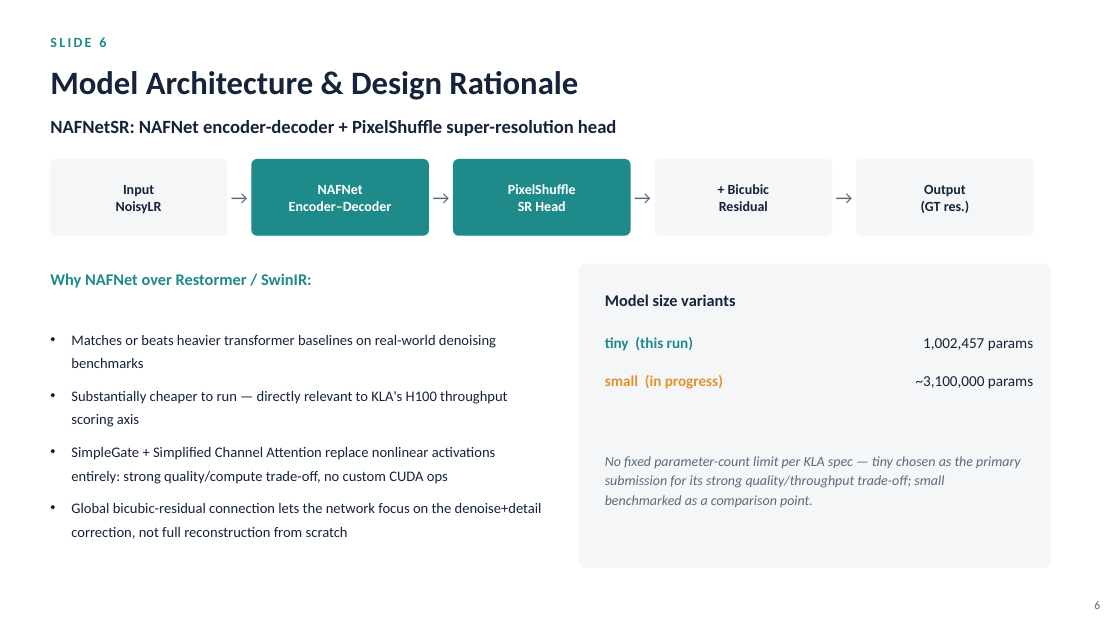
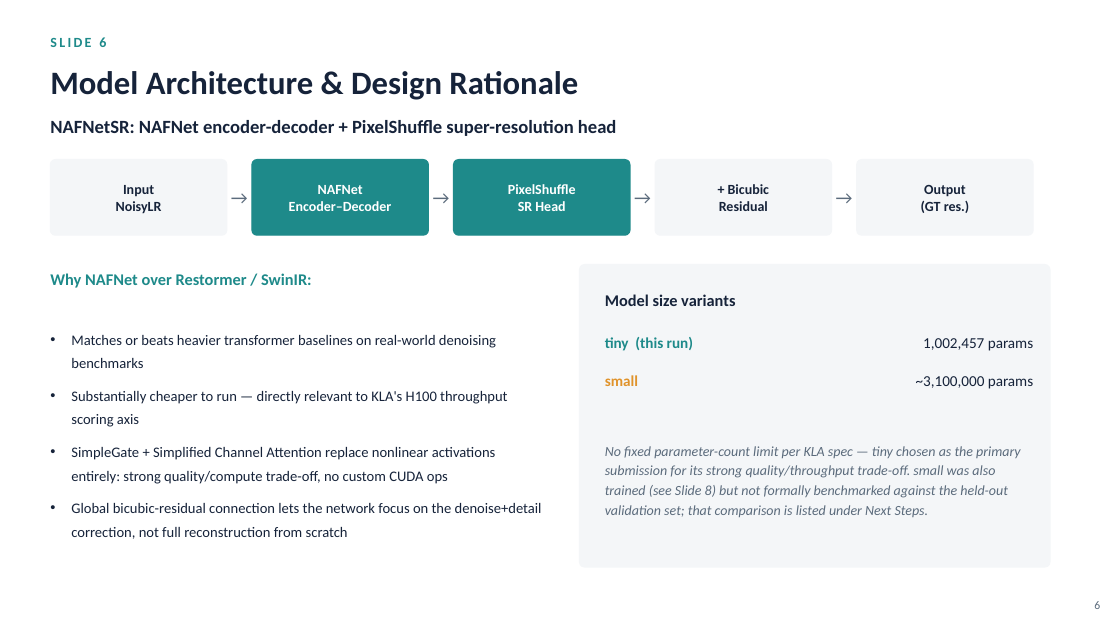
Before and after one commit to Nag123-tel/kla-restoration, a slide deck: slide 6 of solution_presentation.pptx. Drawn at 1120x630 pixels with LibreOffice and Linux fonts; fonts in the diff are those of the drawing. Boxes give left, top, right and bottom in pixels: in the first picture for what was removed or moved away, otherwise in the second. Text is boxed around its words. In the diff, an @@ line names an element or a change of style, - is before the commit and + after.

```diff
--- a/solution_presentation.pptx
+++ b/solution_presentation.pptx
@@ text at (605,375,638,386): text changed @@
-small (in progress)
+small
@@ text at (605,446,1021,517): text changed @@
-No fixed parameter-count limit per KLA spec — tiny chosen as the primary submission for its strong quality/throughput trade-off; small benchmarked as a comparison point.
+No fixed parameter-count limit per KLA spec — tiny chosen as the primary submission for its strong quality/throughput trade-off. small was also trained (see Slide 8) but not formally benchmarked against the held-out validation set; that comparison is listed under Next Steps.
```
